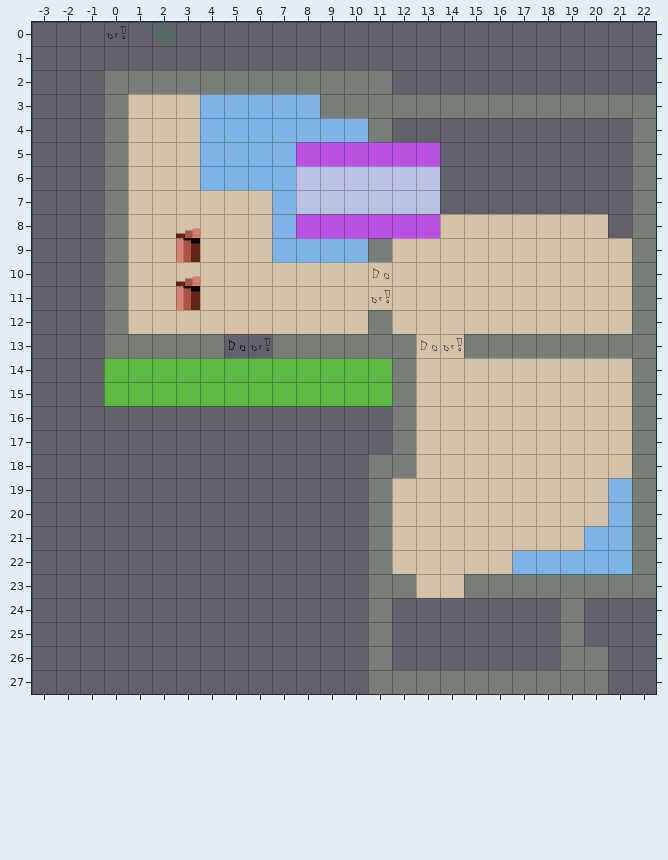
Two versions of a level (Tiled map (JSON), public/maps/map.json). The picture above was drawn from the file before the commit.
Cells are 64x64 px. Shown: x -3..22, y 0..27.
The result:
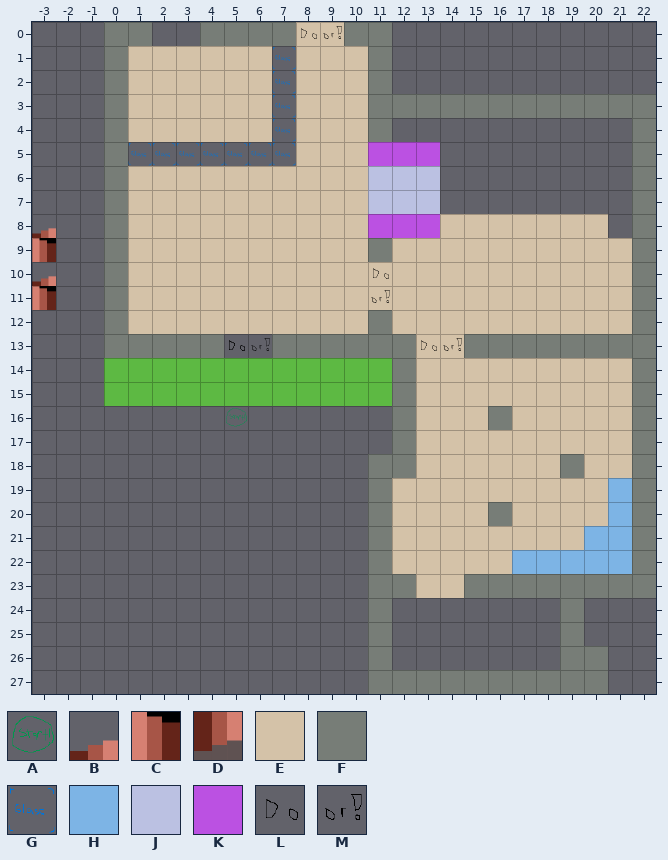
Key: from "tileset": A 0 "characterStart", B 2 "upStair2", C 9 "downStair", D 10 "upStair1", E 18, F 19, G 20 "glass", H 27, J 28, K 29, L 35 "doorLeft", M 36 "doorRight".
_ is an empty cell, # one hidden under a higher layer.
Objects are placed by their top-left corner, in cells (3,4 is the top-left corner of cell 3,4); size is 1x1 cell unless given.
Commit message: Add some glass kinda
The edit:
Layer "Reality Ground Layer 1":
y 0: x 0..1 __ -> FF; x 4..11 ________ -> FFFFEEFF
y 1: x 0..6 _______ -> FEEEEEE; x 8..11 ____ -> EEEF
y 2: x 1..10 FFFFFFFFFF -> EEEEEE_EEE
y 3: x 4..10 HHHHHFF -> EEE_EEE
y 4: x 4..10 HHHHHHH -> EEE_EEE
y 5: x 1..10 EEEHHHH### -> _______EEE
y 6: x 4..10 HHHH### -> EEEEEEE
y 7..8: x 7..10 H### -> EEEE
y 9: x 7..10 HHHH -> EEEE
y 16: x 16 E -> F
y 18: x 19 E -> F
y 20: x 16 E -> F
Layer "Reality Object Layer 0":
changed: B "upStair2" at 3,10 -> B "upStair2" at -3,10
changed: D "upStair1" at 3,11 -> D "upStair1" at -3,11
Layer "Reality Object Layer 1":
changed: B "upStair2" at 3,8 -> B "upStair2" at -3,8
changed: D "upStair1" at 3,9 -> D "upStair1" at -3,9
changed: C "downStair" at 3,11 -> C "downStair" at -3,11
changed: A "characterStart" at 2,0 -> A "characterStart" at 5,16
added: L "doorLeft" at 8,0
added: M "doorRight" at 9,0
added: G "glass" at 7,1
added: G "glass" at 7,2
added: G "glass" at 7,3
added: G "glass" at 7,4
added: G "glass" at 1,5
added: G "glass" at 2,5
added: G "glass" at 3,5
added: G "glass" at 4,5
added: G "glass" at 5,5
added: G "glass" at 6,5
added: G "glass" at 7,5
removed: M "doorRight" at 0,0
Layer "Reality Object Layer 2":
changed: C "downStair" at 3,9 -> C "downStair" at -3,9
Layer "Dream Ground Layer 1":
y 5: x 8..10 KKK -> ___
y 6..7: x 8..10 JJJ -> ___
y 8: x 8..10 KKK -> ___
Changed places in both pictures, as pixel boxes (x1, y1, x2, y2):
changed: (104, 22, 392, 310)
new place: (32, 228, 56, 310)
new place: (226, 408, 247, 427)
changed: (488, 406, 512, 430)
changed: (560, 454, 584, 478)
changed: (488, 502, 512, 526)
